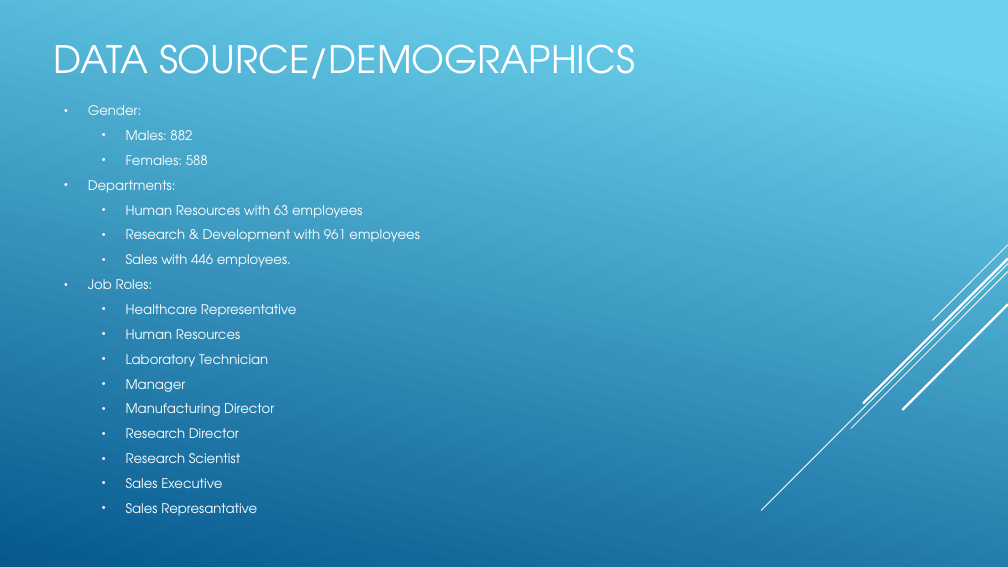
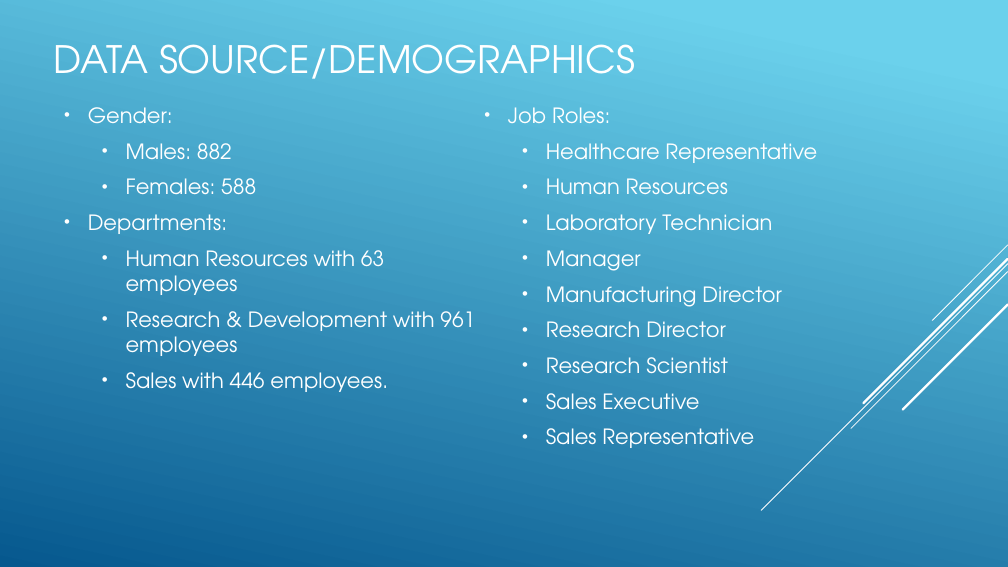
Before and after one commit to R-Chandna/MSDS6306_CaseStudy_2, a slide deck: slide 5 of Attrition_Case_Study_2_pptx_TAJAR_IP.pptx. Drawn at 1008x567 pixels with LibreOffice and Linux fonts; fonts in the diff are those of the drawing. Boxes give left, top, right and bottom in pixels: in the first picture for what was removed or moved away, otherwise in the second. Text is boxed around its words. In the diff, an @@ line names an element or a change of style, - is before the commit and + after.

```diff
--- a/Attrition_Case_Study_2_pptx_TAJAR_IP.pptx
+++ b/Attrition_Case_Study_2_pptx_TAJAR_IP.pptx
@@ text "Gender:" at [88, 107, 817, 448]: columns 1 to 2 @@
@@ text at [88, 107, 817, 410]: size 12.6 to 20 pt; more space between paragraphs @@
@@ text at [546, 428, 754, 448]: text changed; size 12.6 to 20 pt @@
-  • Sales Represantative
+  • Sales Representative
```
Also in this commit, not shown: 1 other slide changed.
